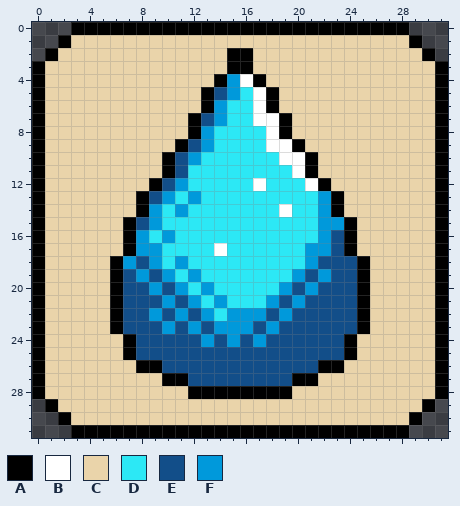
Two versions of one pixel-art sprite, Images/water-drop.png. The picture above is the old version.
The file is 32x32 pixels.
Palette (. is transparent): A #000000  B #ffffff  C #ead4aa  D #2ce8f5  E #124e89  F #0099db
The result:
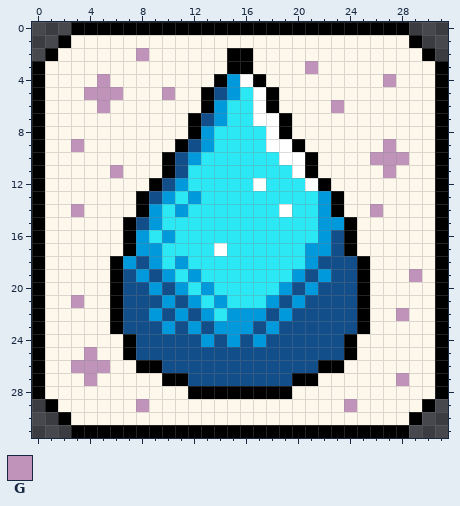
Colours new in this view: G #c093bb
Edits made:
Colour C changes from #ead4aa to #fef8ec.
Colour C gives way to colour G in row 2 at x 8; in row 3 at x 21; in row 4 at x 5 and 27; in row 5 at x 4 to 6 and 10; in row 6 at x 5 and 23; in row 9 at x 3 and 27.
Colour C gives way to colour G in row 10 at x 26 to 28; in row 11 at x 6 and 27; in row 14 at x 3 and 26; in row 19 at x 29; in row 21 at x 3; in row 22 at x 28.
Colour C gives way to colour G in row 25 at x 4; in row 26 at x 3 to 5; in row 27 at x 4 and 28; in row 29 at x 8 and 24.
Pixel boxes of the changes (left, top, right, bottom) in both pictures:
changed: (45, 35, 435, 425)
